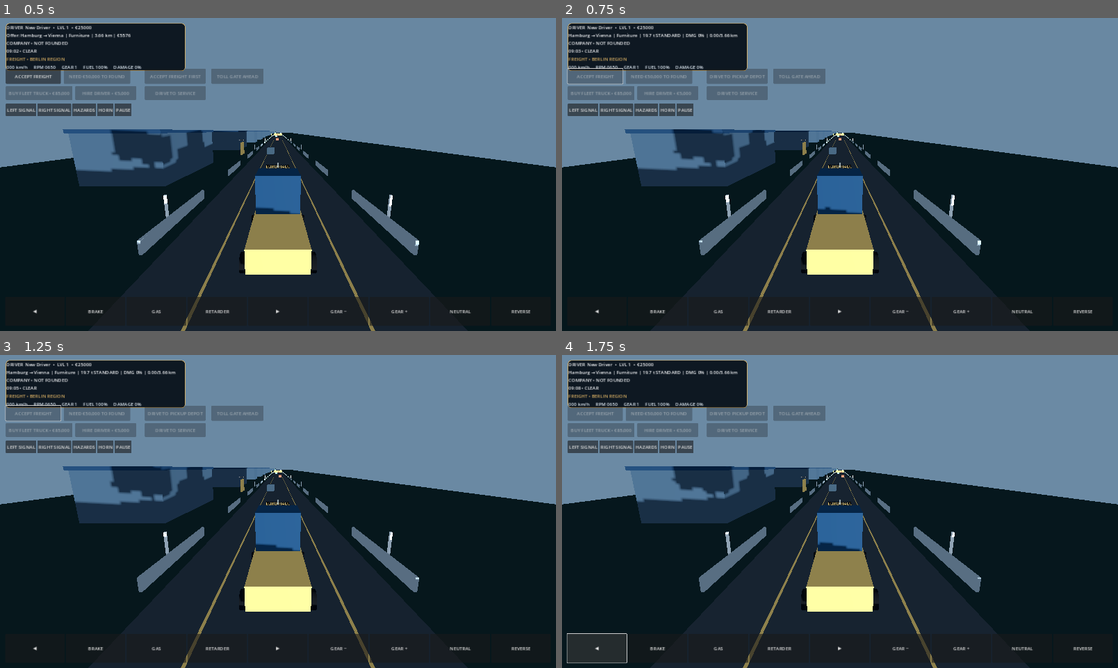
Above: before the commit, frames 1-4 (two rows, left to right).
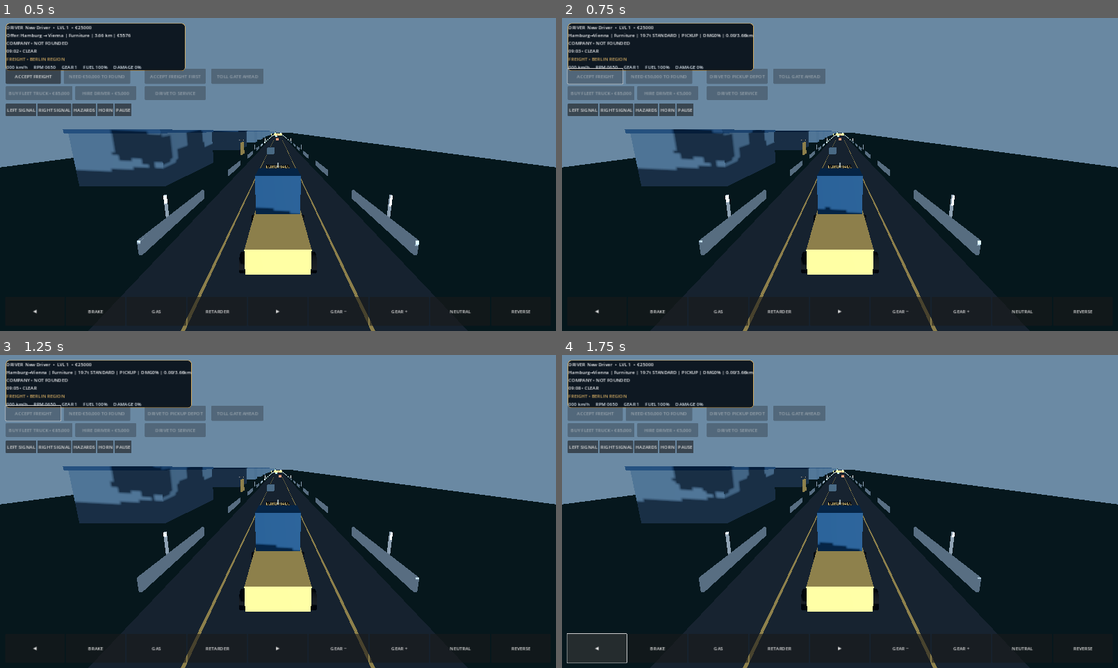
Above: after the commit, the same moments.

Repository: haseebop668-a11y/EURO-HAUL
Game: Godot game, scene res://Scenes/Main.tscn
The game is run twice, just before and just after one commit, with the same random seed, the same clock (stepped at 60 frames per second) and the same inputs.
Inputs:
- Up to frame 1 (0.5 s): no input
- Up to frame 2 (0.75 s): click "ACCEPT FREIGHT" at 0.5 s
- Up to frame 3 (1.25 s): no input
- Up to frame 4 (1.75 s): click "◀" at 1.25 s

Frame 1 is identical in both runs. In frame 2, 0.4% of the frame differs, in the area x 5-35%, y 1-17%; in frame 3, 0.4%; in frame 4, 0.4%.

Commit message:
ui: show pickup or loaded state in freight dashboard

Diff:
--- a/Godot/Scripts/main.gd
+++ b/Godot/Scripts/main.gd
@@ -791,7 +791,7 @@
 	var contract_text := "No active contract"
 	if not career.active_contract.is_empty():
 		var c: Dictionary = career.active_contract
-		contract_text = "%s → %s | %s | %.1f t %s | DMG %.0f%% | %.2f/%.2f km" % [c.origin, c.destination, c.cargo, float(c.get("mass_tons", 0.0)), str(c.get("fragility", "STANDARD")), float(c.get("damage_percent", 0.0)), c.progress_km, c.distance_km]
+		contract_text = "%s→%s | %s | %.1ft %s | %s | DMG%.0f%% | %.2f/%.2fkm" % [c.origin, c.destination, c.cargo, float(c.get("mass_tons", 0.0)), str(c.get("fragility", "STANDARD")), "LOADED" if career.cargo_loaded else "PICKUP", float(c.get("damage_percent", 0.0)), c.progress_km, c.distance_km]
 	elif not career.offered_contract.is_empty():
 		var o: Dictionary = career.offered_contract
 		contract_text = "Offer: %s → %s | %s | %.2f km | €%d" % [o.origin, o.destination, o.cargo, o.distance_km, int(o.reward)]
